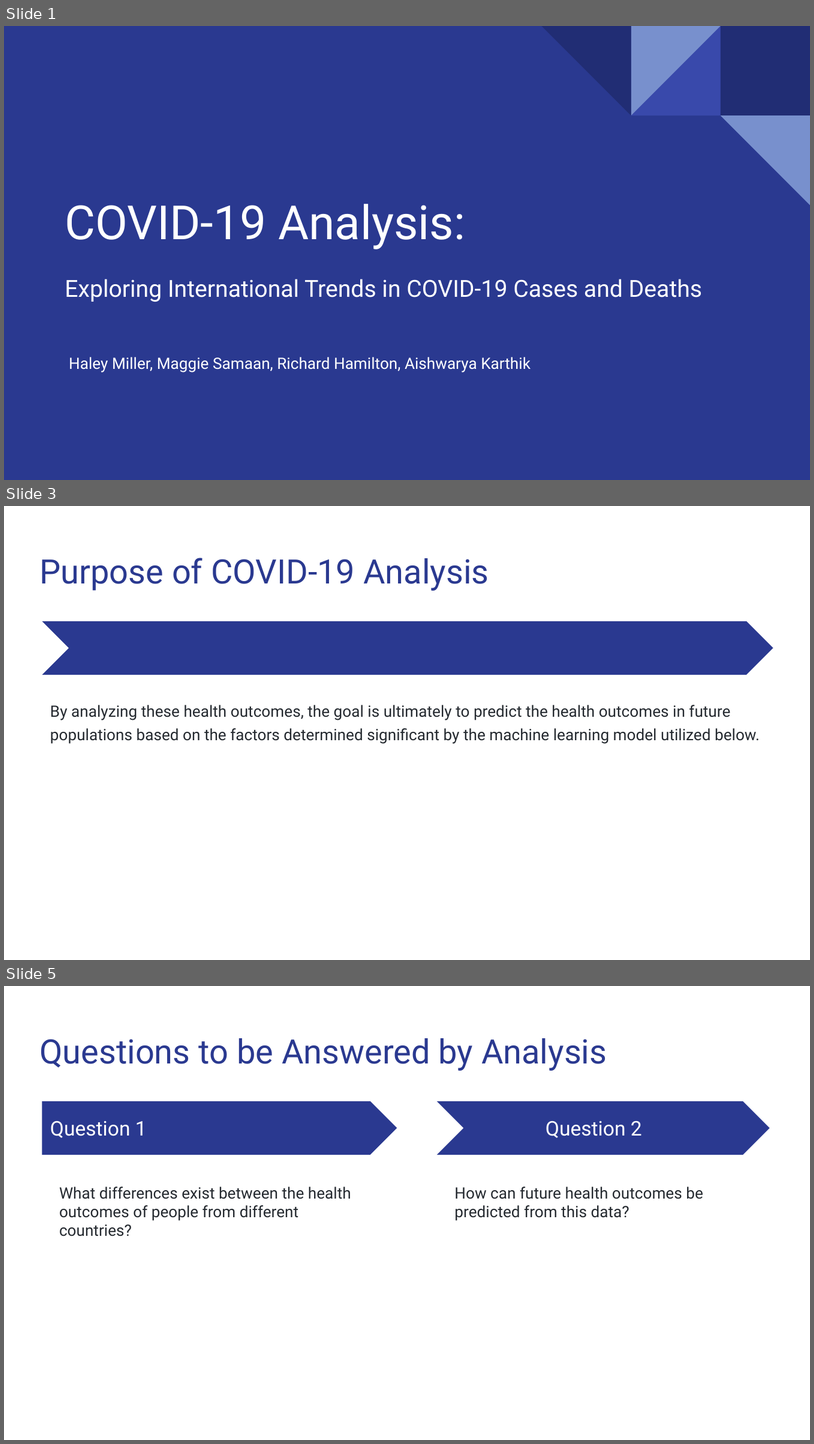
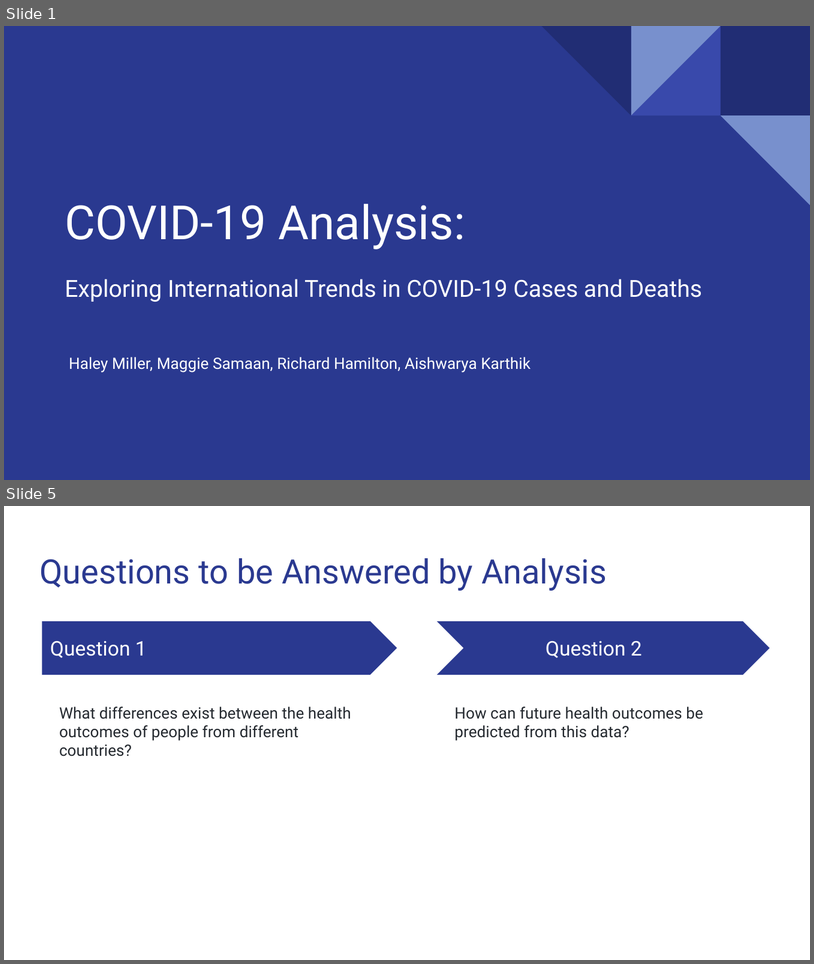
Before and after one commit to Magzzie/COVID-19_Analysis, a slide deck: COVID-19 Analysis.pptx. Shown one above the other, each under a label of ours: slides 1, 3 and 5 before the commit, slides 1 and 5 after it; the slides between them are not shown. The pictures are 814x1444 and 814x964 pixels, drawn with LibreOffice and Linux fonts; fonts in the diff are those of the drawing. Boxes give left, top, right and bottom in pixels: in the first picture for what was removed or moved away, otherwise in the second. Text is boxed around its words. In the diff, an @@ line names an element or a change of style, - is before the commit and + after.

```diff
--- a/COVID-19 Analysis.pptx
+++ b/COVID-19 Analysis.pptx
@@ slide 3 removed at (4, 506, 810, 960), background #FFFFFF @@
@@ title removed at (39, 558, 489, 591) @@
-Purpose of COVID-19 Analysis
@@ chevron removed at (42, 621, 773, 675) @@
@@ text removed at (50, 705, 760, 744) @@
-By analyzing these health outcomes, the goal is ultimately to predict the health outcomes in future populations based on the factors determined significant by the machine learning model utilized below.
```
Also in this commit, not shown: 3 slides changed, 3 slides added, 2 other slides removed.
